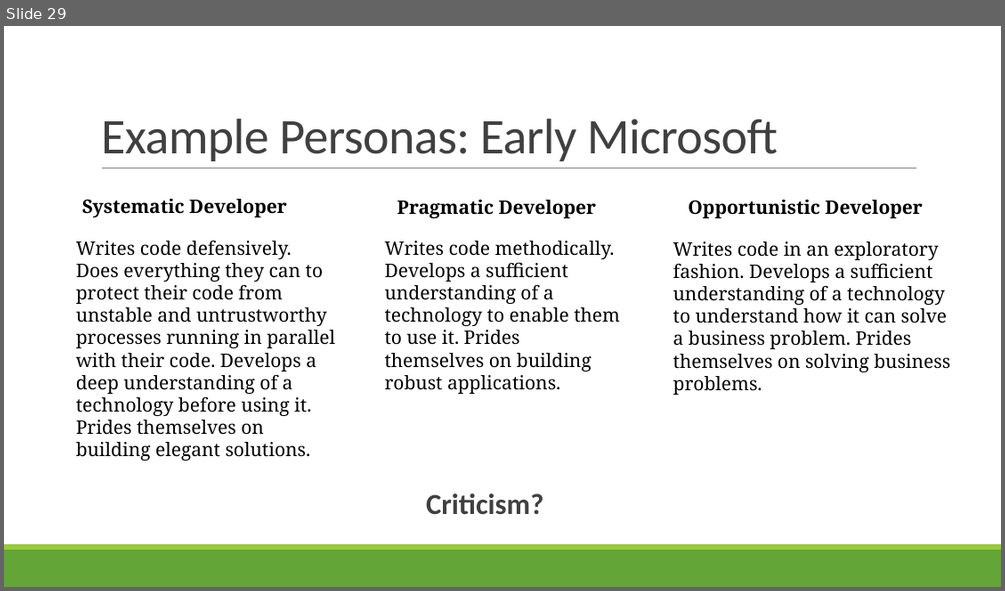
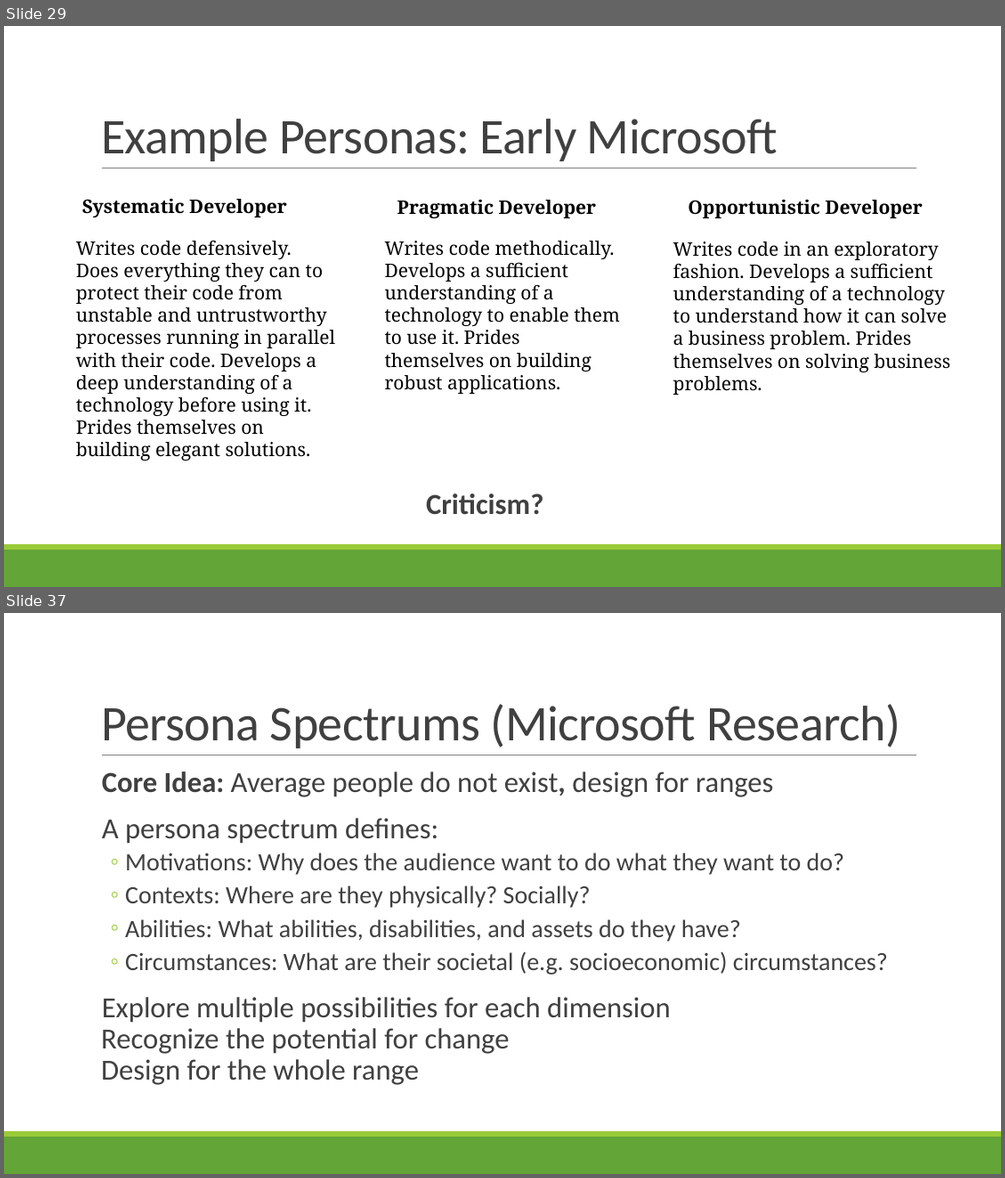
Before and after one commit to rbohrer/pl-course, a slide deck: LectureSlides/08Design1.pptx. Shown one above the other, each under a label of ours: slide 29 before the commit, slides 29 and 37 after it; the slides between them are not shown. The pictures are 1005x591 and 1005x1178 pixels, drawn with LibreOffice and Linux fonts; fonts in the diff are those of the drawing. Boxes give left, top, right and bottom in pixels: in the first picture for what was removed or moved away, otherwise in the second. Text is boxed around its words. In the diff, an @@ line names an element or a change of style, - is before the commit and + after.

```diff
--- a/LectureSlides/08Design1.pptx
+++ b/LectureSlides/08Design1.pptx
@@ slide 37 added at (4, 613, 1001, 1174), background #FFFFFF; not listed: 3 template elements that a slide beside it also shows @@
@@ title added at (101, 704, 901, 748), 48 pt, text #404040 @@
+Persona Spectrums (Microsoft Research)
@@ text added at (101, 771, 888, 1085), 24 pt, text #404040 @@
+  Core Idea: Average people do not exist, design for ranges
+  A persona spectrum defines:
+  ◦ Motivations: Why does the audience want to do what they want to do?
+  ◦ Contexts: Where are they physically? Socially?
+  ◦ Abilities: What abilities, disabilities, and assets do they have?
+  ◦ Circumstances: What are their societal (e.g. socioeconomic) circumstances?
+  Explore multiple possibilities for each dimension
+  Recognize the potential for change
+  Design for the whole range
```
Also in this commit, not shown: 2 slides changed, 17 other slides added.
